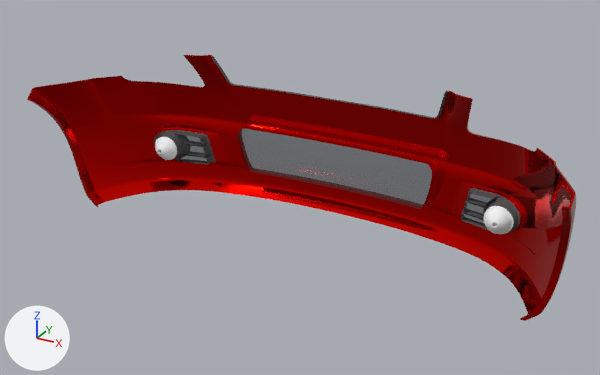
A saved change to the FBX model Assets/Points/front bumper.fbx.
Camera for both pictures: a 50 mm lens placed at (-8.54, 3.19, 1.58), pointed at (-9.98, 5.79, 0.28). The axes (+X, +Y, +Z) are drawn at lower left. The lights are the same throughout. Where no turn or scale is listed for an object, it has been applied to the vertices.

Names of what the first picture shows: 'swift.019'.
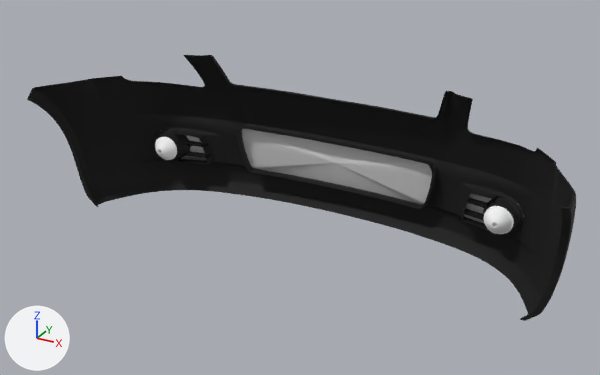
Pixel boxes [x1, y1, x2, y2] of what changed, in the pictures (600 x 375 px):
part 1 of me_swift_022, recoloured: [160, 129, 524, 223] in both
part 2 of me_swift_022, recoloured (red to black): [27, 55, 576, 321] in both
part 3 of me_swift_022, recoloured (grey to black): [154, 56, 520, 231] in both

What the commit changed:
Material 'chrome.002' (mat_chrome_002) is new.
Its base color is (0.588, 0.588, 0.588) (light grey #cacaca).
Its roughness is 0.892.
Material 'Material__258' (mat_material__258) is new.
Its base color is (1.0, 1.0, 1.0) (white #ffffff).
Its roughness is 0.83.
Material 'a_11' (mat_a_11) is new.
Its base color is (0.0, 0.0, 0.0) (black #000000).
Its roughness is 0.791.
Material 'a_12' (mat_a_12) is new.
Its base color is (0.0, 0.0, 0.0) (black #000000).
Its roughness is 0.791.
me_swift_022 has 11559 vertices, 11296 faces and spans x -1.13..1.02, y 1.72..2.42, z -0.8..-0.14.
me_swift_022 is used by ob_swift_019; location (-9.934, 3.756, 0.834).
me_swift_022 no longer uses material mat_vehiclelights01 (white #ffffff).
me_swift_022 part 1: all 89 faces that had it switch from mat_glass_002 (black #000000) to mat_chrome_002 (light grey #cacaca).
me_swift_022 part 2: all 7709 faces that had it switch from mat_swift (red #e70900) to mat_a_11 (black #000000).
me_swift_022 part 3: all 1958 faces that had it switch from mat_a_10 (dark grey #535353) to mat_a_12 (black #000000).
me_swift_022 now uses material mat_material__258 (white #ffffff).
